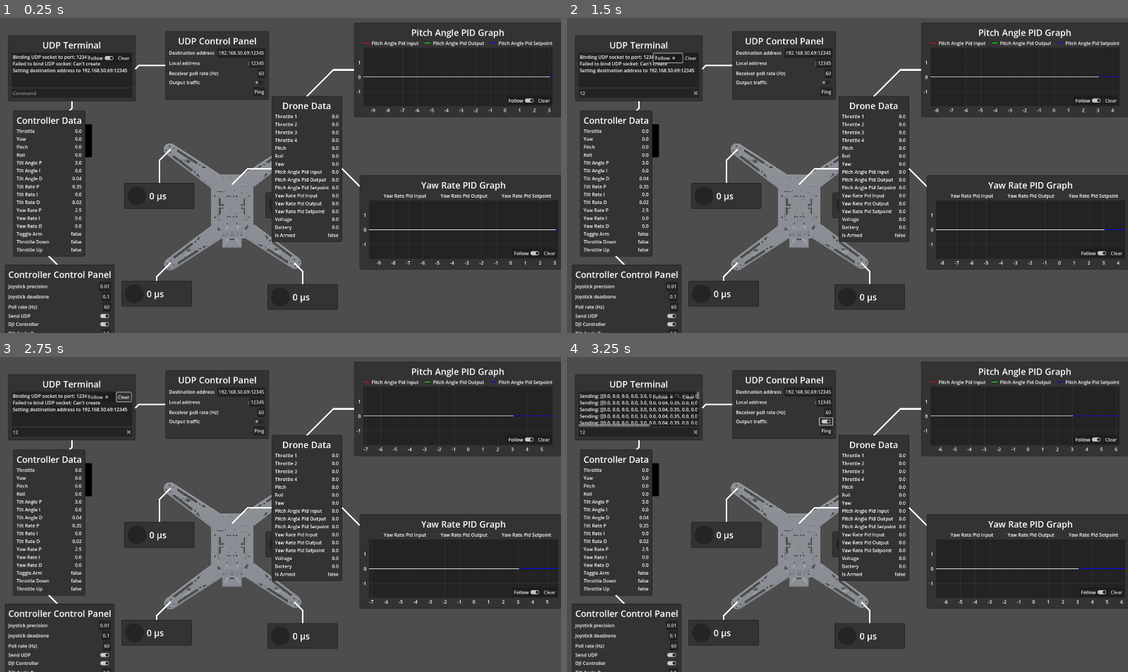
Above: before the commit, frames 1-4 (two rows, left to right).
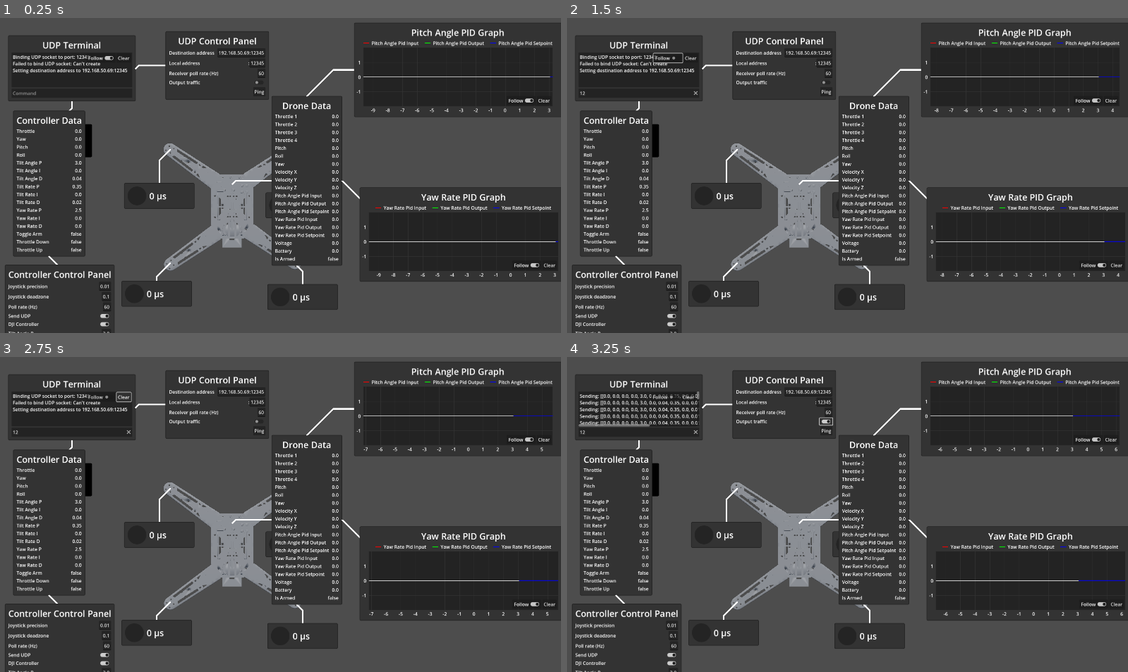
Above: after the commit, the same moments.

Repository: Romcodewasunavailable/arduidrone-controller
Game: Godot game, scene res://scenes/arduidrone_controller.tscn
Two runs of this game, one before a commit and one after it. Both use one fixed random seed, a clock stepped at 60 frames per second and the inputs below.
Inputs (mouse positions are in pixels of both pictures, inside the frame that each line leads up to):
- Up to frame 1 (0.25 s): no input
- Up to frame 2 (1.5 s): click (639, 93) at 0.52 s; type "12" at 0.6 s; click "Follow" at 1.25 s
- Up to frame 3 (2.75 s): click "Clear" at 2 s
- Up to frame 4 (3.25 s): click (825, 420) at 2.75 s

The runs differ from the first frame. In frame 1, 5.1% of the frame differs, in the area x 42-100%, y 47-84%; in frame 2, 5.1%; in frame 3, 5.1%; in frame 4, 5.1%.

Commit message:
velocity axis

Diff:
--- a/arduidrone-controller/scripts/drone.gd
+++ b/arduidrone-controller/scripts/drone.gd
@@ -10,6 +10,9 @@
 	PITCH,
 	ROLL,
 	YAW,
+	VELOCITY_X,
+	VELOCITY_Y,
+	VELOCITY_Z,
 	PITCH_ANGLE_PID_INPUT,
 	PITCH_ANGLE_PID_OUTPUT,
 	PITCH_ANGLE_PID_SETPOINT,
